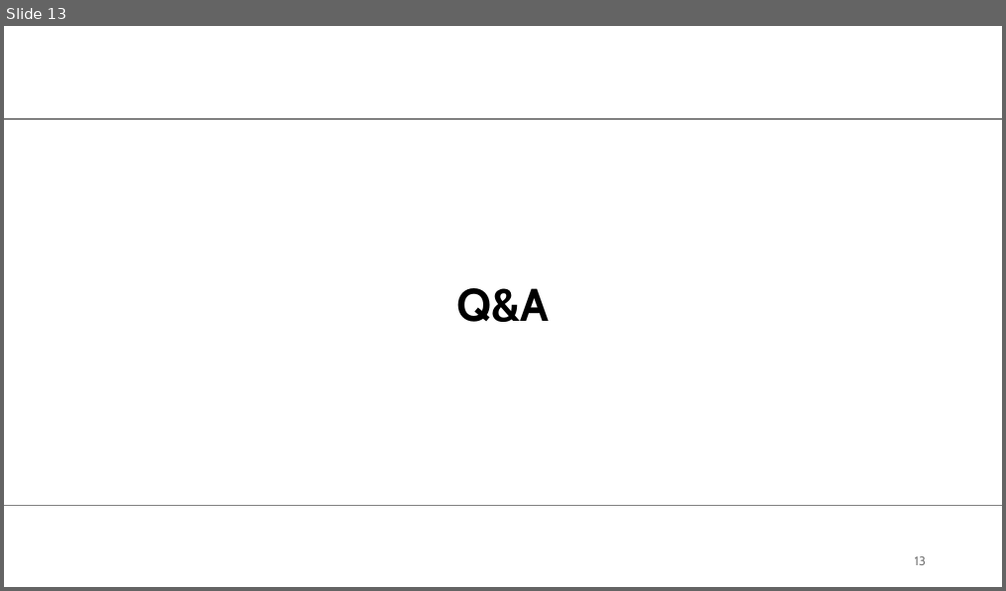
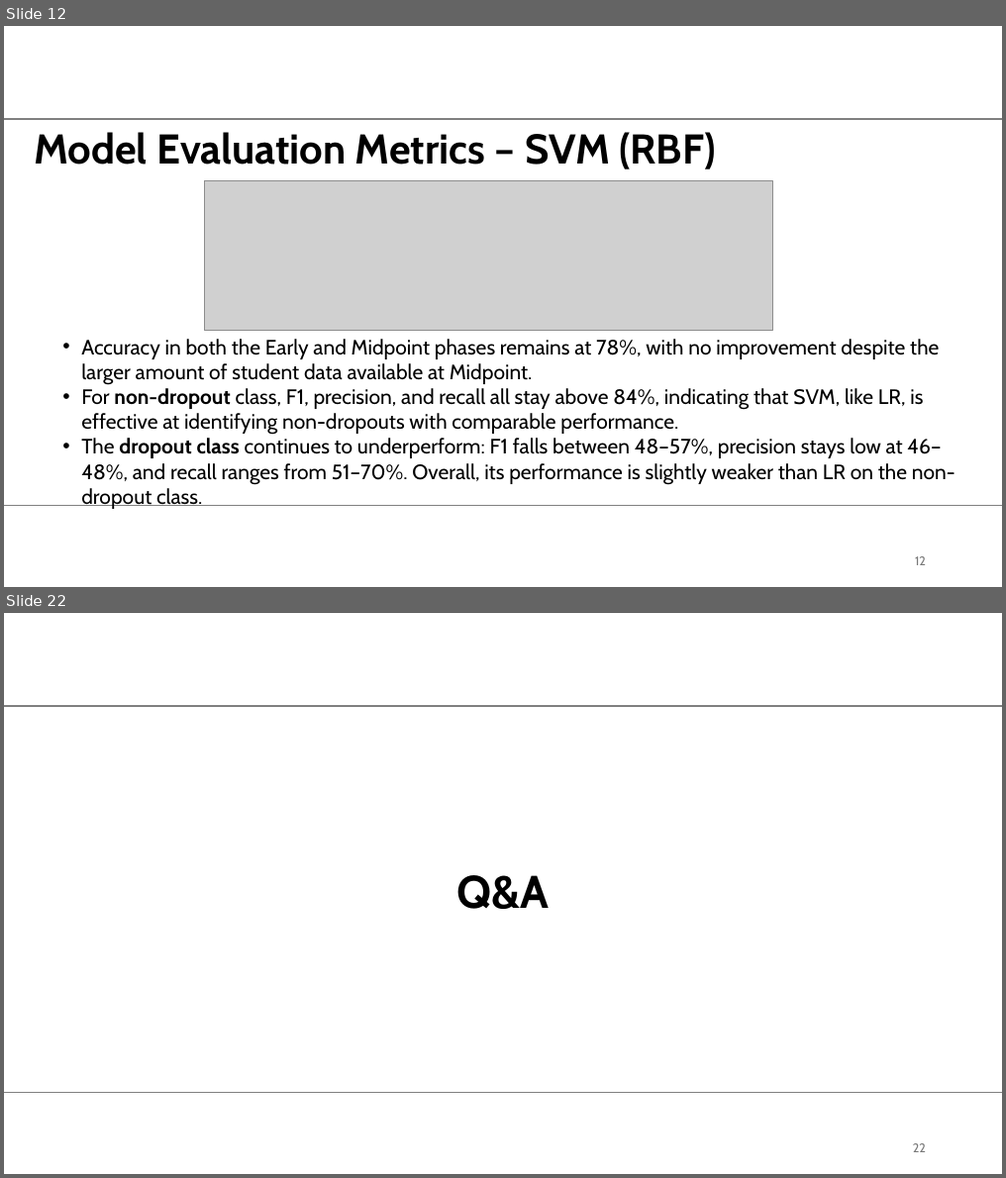
Before and after one commit to MScProjs/MScProject2025-Ali-Suhail, a slide deck: documents/presentation drafts/2605549_presentation.pptx. Shown one above the other, each under a label of ours: slide 13 before the commit, slides 12 and 22 after it; the slides between them are not shown. The pictures are 1006x591 and 1006x1178 pixels, drawn with LibreOffice and Linux fonts; fonts in the diff are those of the drawing; grey boxes stand for pictures; background and template pictures are left out. Boxes give left, top, right and bottom in pixels: in the first picture for what was removed or moved away, otherwise in the second. Text is boxed around its words. In the diff, an @@ line names an element or a change of style, - is before the commit and + after.

```diff
--- a/documents/presentation drafts/2605549_presentation.pptx
+++ b/documents/presentation drafts/2605549_presentation.pptx
@@ slide 12 added at [4, 26, 1002, 587], background #FFFFFF; not listed: 2 template elements that a slide beside it also shows @@
@@ title added at [34, 132, 716, 170], 40 pt, text #000000, bold @@
+Model Evaluation Metrics – SVM (RBF)
@@ picture added at [205, 181, 772, 331] @@
@@ text added at [81, 339, 955, 509], 20 pt, text #000000 @@
+• Accuracy in both the Early and Midpoint phases remains at 78%, with no improvement despite the larger amount of student data available at Midpoint.
+• For non-dropout class, F1, precision, and recall all stay above 84%, indicating that SVM, like LR, is effective at identifying non-dropouts with comparable performance.
+• The dropout class continues to underperform: F1 falls between 48–57%, precision stays low at 46–48%, and recall ranges from 51–70%. Overall, its performance is slightly weaker than LR on the non-dropout class.
@@ page number added at [915, 557, 926, 566], 12 pt, text #797979 @@
+12
@@ what was slide 13 is now slide 22 @@
@@ page number at [913, 1144, 926, 1153]: text changed @@
-13
+22
```
Also in this commit, not shown: 7 slides changed, 12 other slides added, 4 slides removed, 1 other file.
